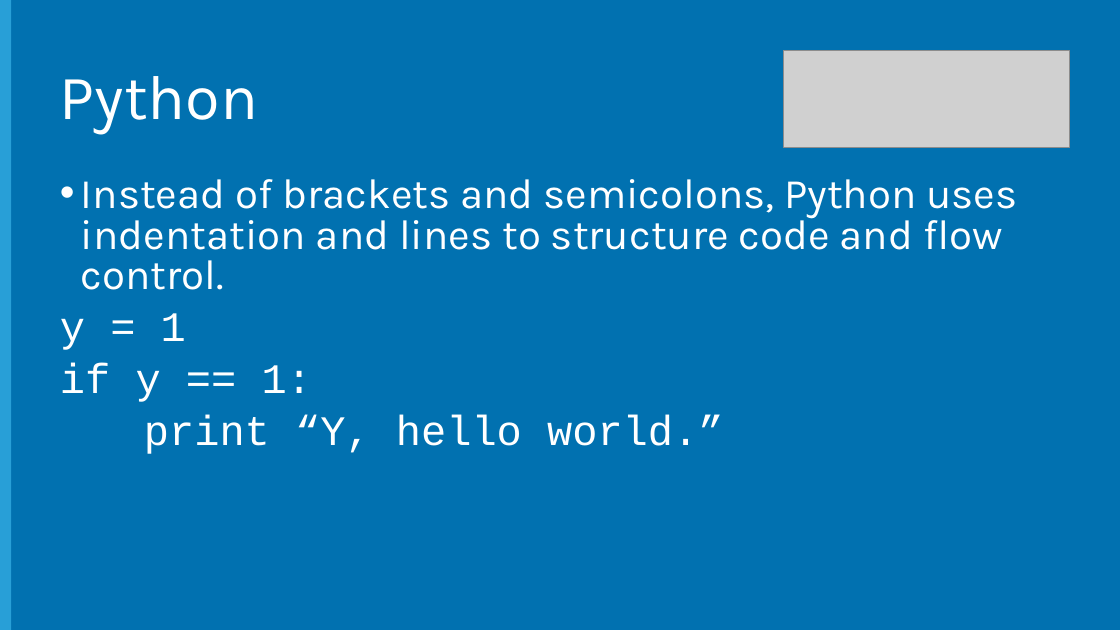
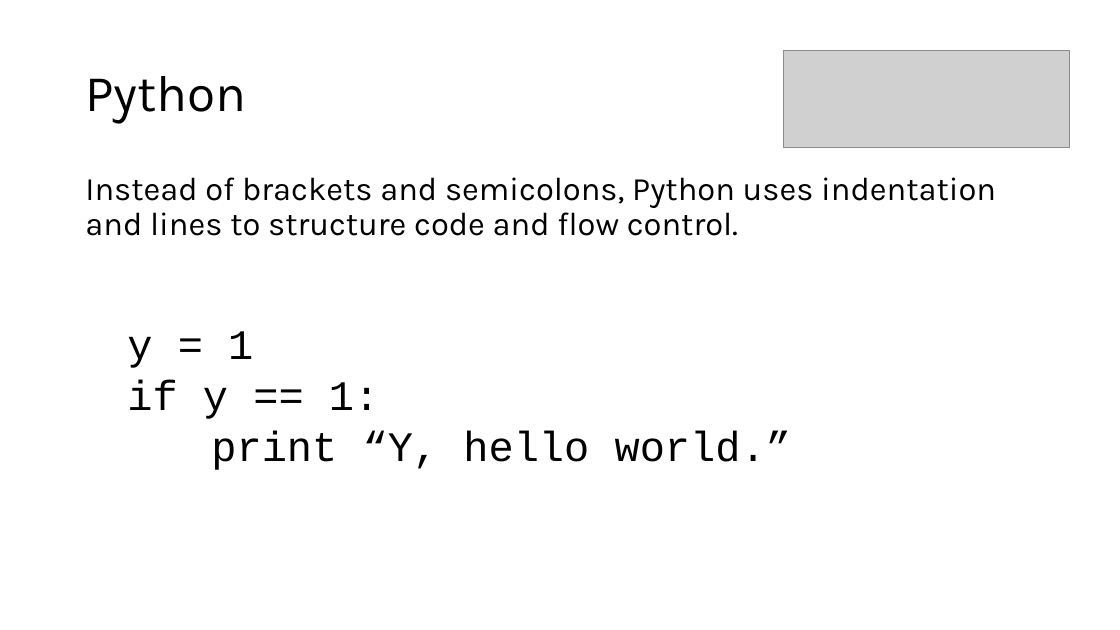
Before and after one commit to jorge2412/DataLake2, a slide deck: slide 6 of Open Dev Framework/Python/Session 1 - Introduction and Slides (Draft)/Introduction to Python.pptx. Drawn at 1120x630 pixels with LibreOffice and Linux fonts; fonts in the diff are those of the drawing; grey boxes stand for pictures; background and template pictures are left out. Boxes give left, top, right and bottom in pixels: in the first picture for what was removed or moved away, otherwise in the second. Text is boxed around its words. In the diff, an @@ line names an element or a change of style, - is before the commit and + after.

Commit message:
Updated Python lab

```diff
--- a/Open Dev Framework/Python/Session 1 - Introduction and Slides (Draft)/Introduction to Python.pptx
+++ b/Open Dev Framework/Python/Session 1 - Introduction and Slides (Draft)/Introduction to Python.pptx
@@ background #0171B0 to #FFFFFF @@
@@ rectangle removed at <box>0,0,11,630</box> @@
@@ title "Python": place and size @@
-title "Python" at <box>60,76,258,135</box>
+title "Python" at <box>85,76,246,123</box>
@@ title "Python" at <box>85,76,246,123</box>: size 54 to 44 pt, text colour #FFFFFF to #000000 @@
@@ text "Instead of brackets and semicolons, ...": place and size @@
-text "Instead of brackets and semicolons, ..." at <box>60,179,1017,454</box>
+text "Instead of brackets and semicolons, ..." at <box>85,177,996,470</box>
@@ text "Instead of brackets and semicolons, ..." at <box>85,177,996,470</box>: size 36 to 28 pt in "Instead of brackets and semicolons, Python uses ..."; text colour #FFFFFF to #000000; bullet • to none; line spacing 0.8 to 0.9; list level 1 to 2 in "y = 1"; list level 1 to 2 in "if y == 1:"; list level 1 to 2 in "print “Y, hello world.”" @@
```
Also in this commit, not shown: 18 other slides changed, 2 slides added, 3 slides removed, 14 other files.
